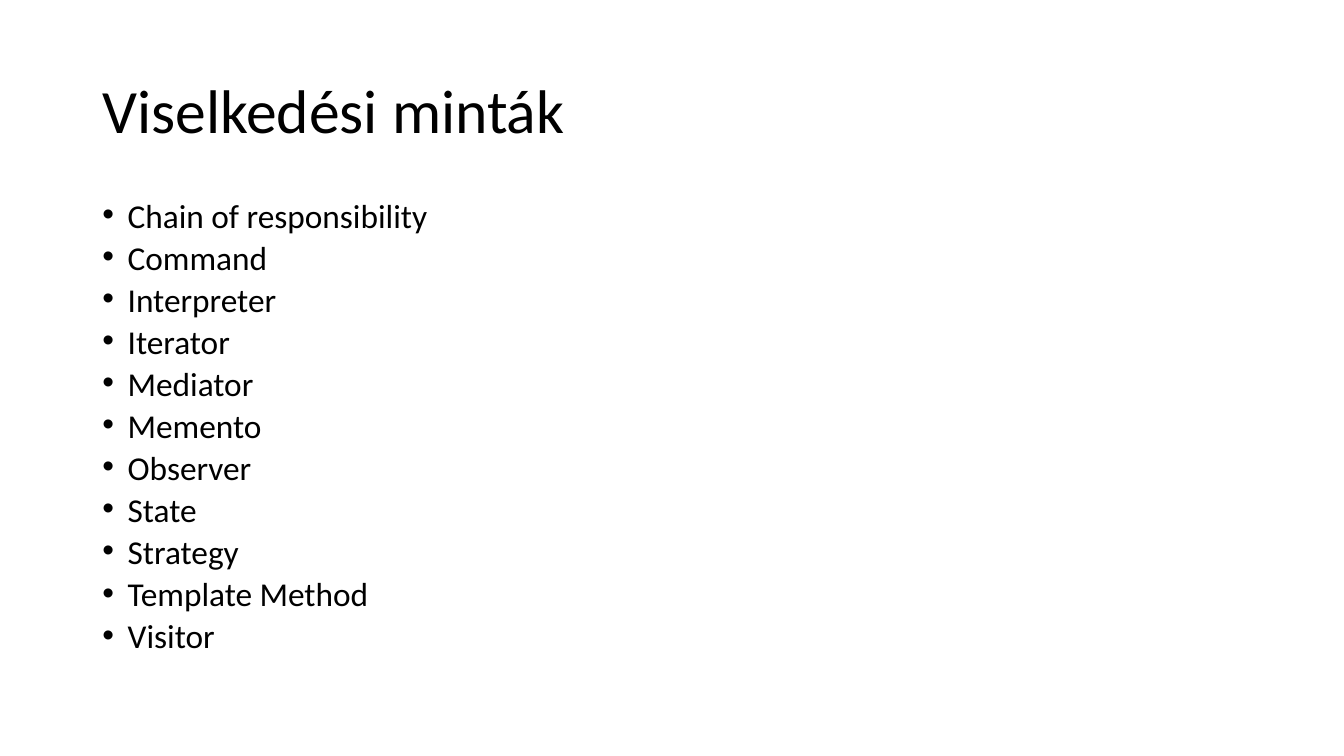
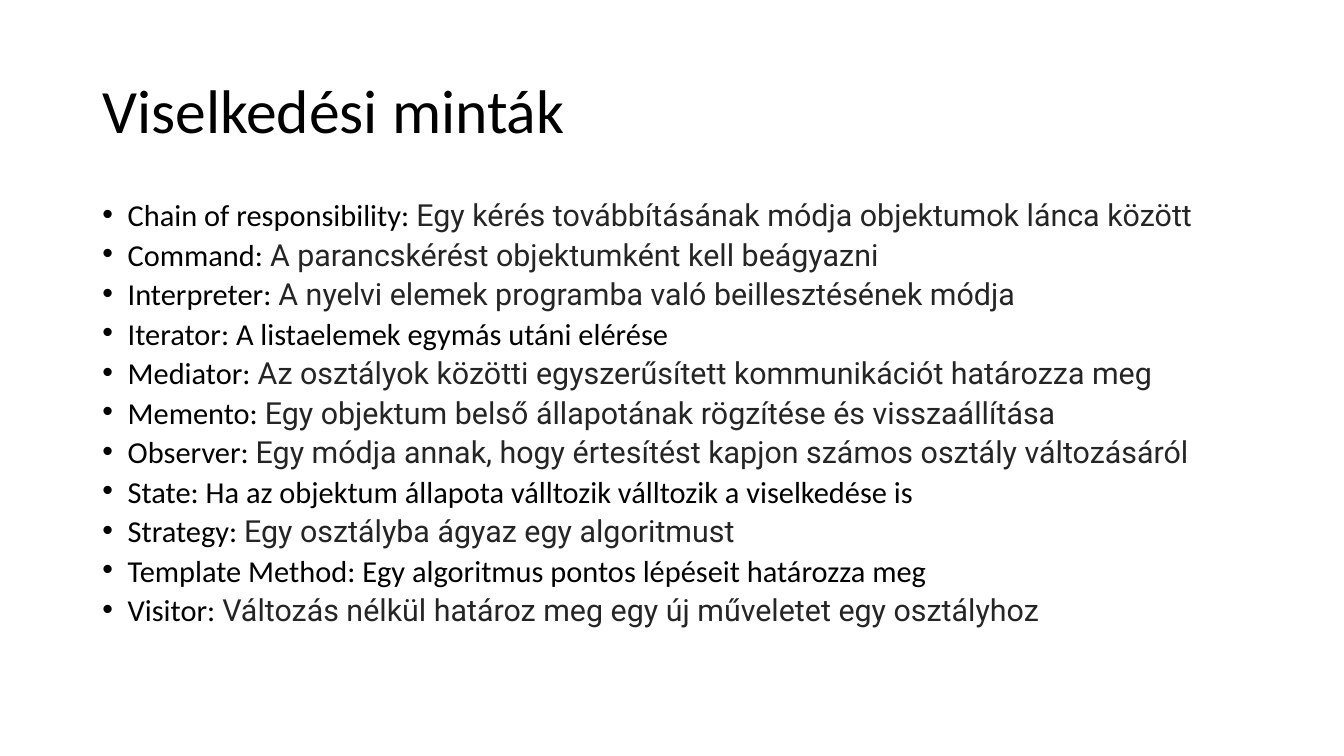
Before and after one commit to zasboth/tutorials, a slide deck: slide 10 of DesignPatternsHU/DesignPatterns.pptx. Drawn at 1344x756 pixels with LibreOffice and Linux fonts; fonts in the diff are those of the drawing; background and template pictures are left out. Boxes give left, top, right and bottom in pixels: in the first picture for what was removed or moved away, otherwise in the second. Text is boxed around its words. In the diff, an @@ line names an element or a change of style, - is before the commit and + after.

```diff
--- a/DesignPatternsHU/DesignPatterns.pptx
+++ b/DesignPatternsHU/DesignPatterns.pptx
@@ text at box(128, 203, 1192, 628): text changed; size 23.8 to 21.7 pt; font Calibri to Roboto; text colour #000000 to #252525 @@
-• Chain of responsibility
-• Command
-• Interpreter
-• Iterator
-• Mediator
-• Memento
-• Observer
-• State
-• Strategy
-• Template Method
-• Visitor
+• Chain of responsibility: Egy kérés továbbításának módja objektumok lánca között
+• Command: A parancskérést objektumként kell beágyazni
+• Interpreter: A nyelvi elemek programba való beillesztésének módja
+• Iterator: A listaelemek egymás utáni elérése
+• Mediator: Az osztályok közötti egyszerűsített kommunikációt határozza meg
+• Memento: Egy objektum belső állapotának rögzítése és visszaállítása
+• Observer: Egy módja annak, hogy értesítést kapjon számos osztály változásáról
+• State: Ha az objektum állapota válltozik válltozik a viselkedése is
+• Strategy: Egy osztályba ágyaz egy algoritmust
+• Template Method: Egy algoritmus pontos lépéseit határozza meg
+• Visitor: Változás nélkül határoz meg egy új műveletet egy osztályhoz
```
Also in this commit, not shown: 2 other slides changed, 20 other files.
